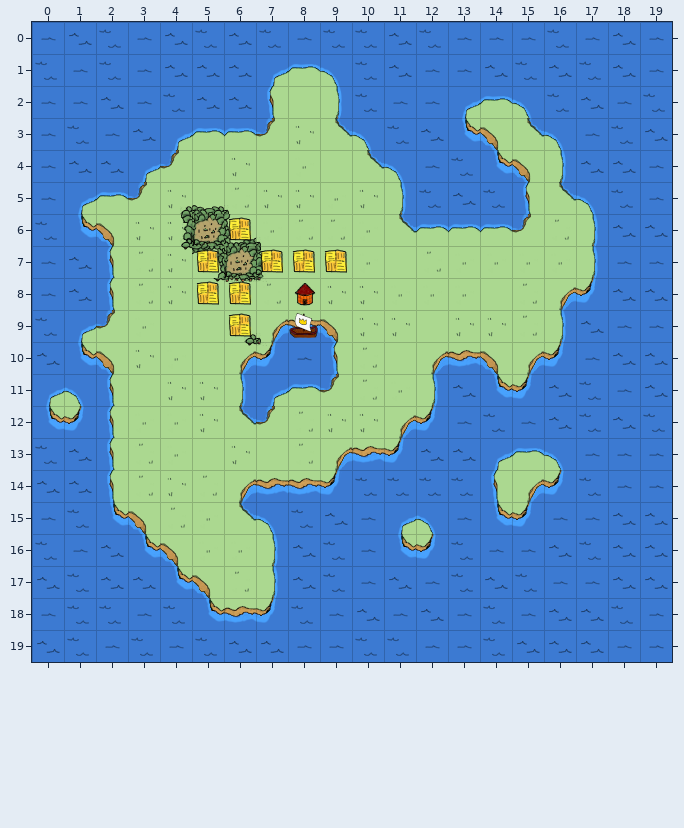
Tiled map (JSON) -- assets/maps/demo.json. This is how it looked before the edit.
Cells are 32x32 px. Shown: x 0..19, y 0..19.
After the commit:
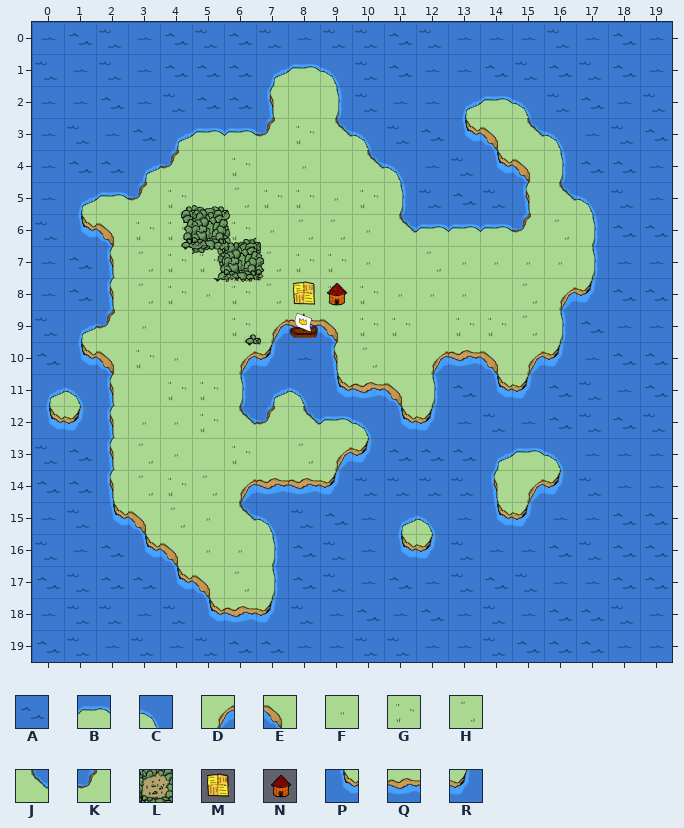
Key: from "tileset": A 0, B 4, C 5, D 6, E 7, F 9, G 10, H 11, J 15, K 16, L 18, M 19, N 20, P 21, Q 22, R 23.
_ is an empty cell.
Objects are placed by their top-left corner, in cells (3,4 is the top-left corner of cell 3,4); size is 1x1 cell unless given.
Changes in this commit:
Layer "ground1":
y 8: x 8 F -> G
y 11: x 8..11 BKHF -> CPQE
y 12: x 8..11 HGGD -> JBCP
y 13: x 10..11 QR -> RA
Layer "buildings":
y 6: x 5..6 LM -> __
y 7: x 5..9 MLMMM -> _____
y 8: x 5..6 MM -> __; x 8..9 __ -> MN
y 9: x 6 M -> _
Layer "cities":
removed: N "Laketown" at 8,8
Pixel boxes of the changes (left, top, right, bottom) in both pictures:
changed: (192, 214, 348, 337)
changed: (288, 374, 416, 463)
